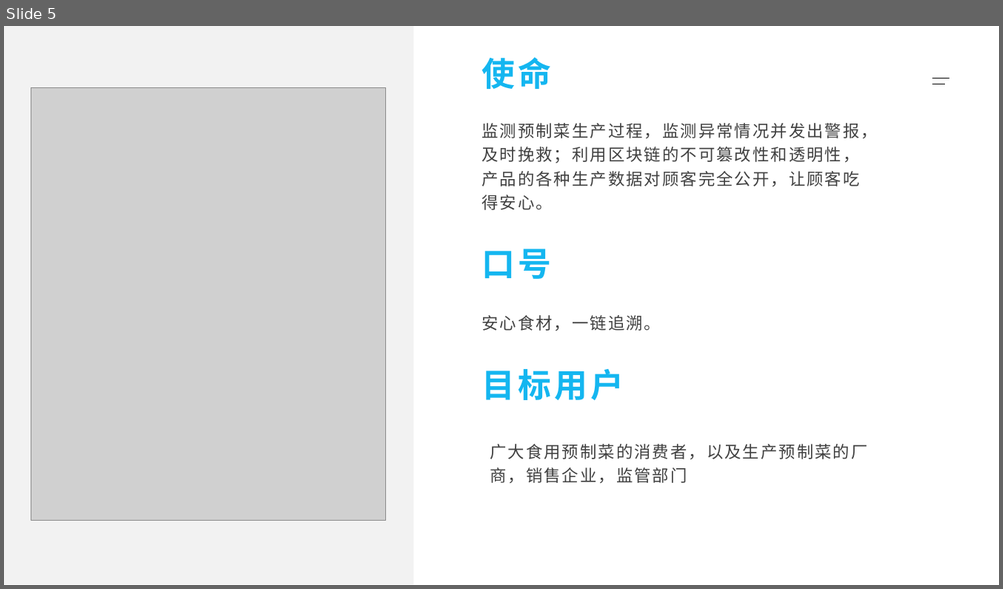
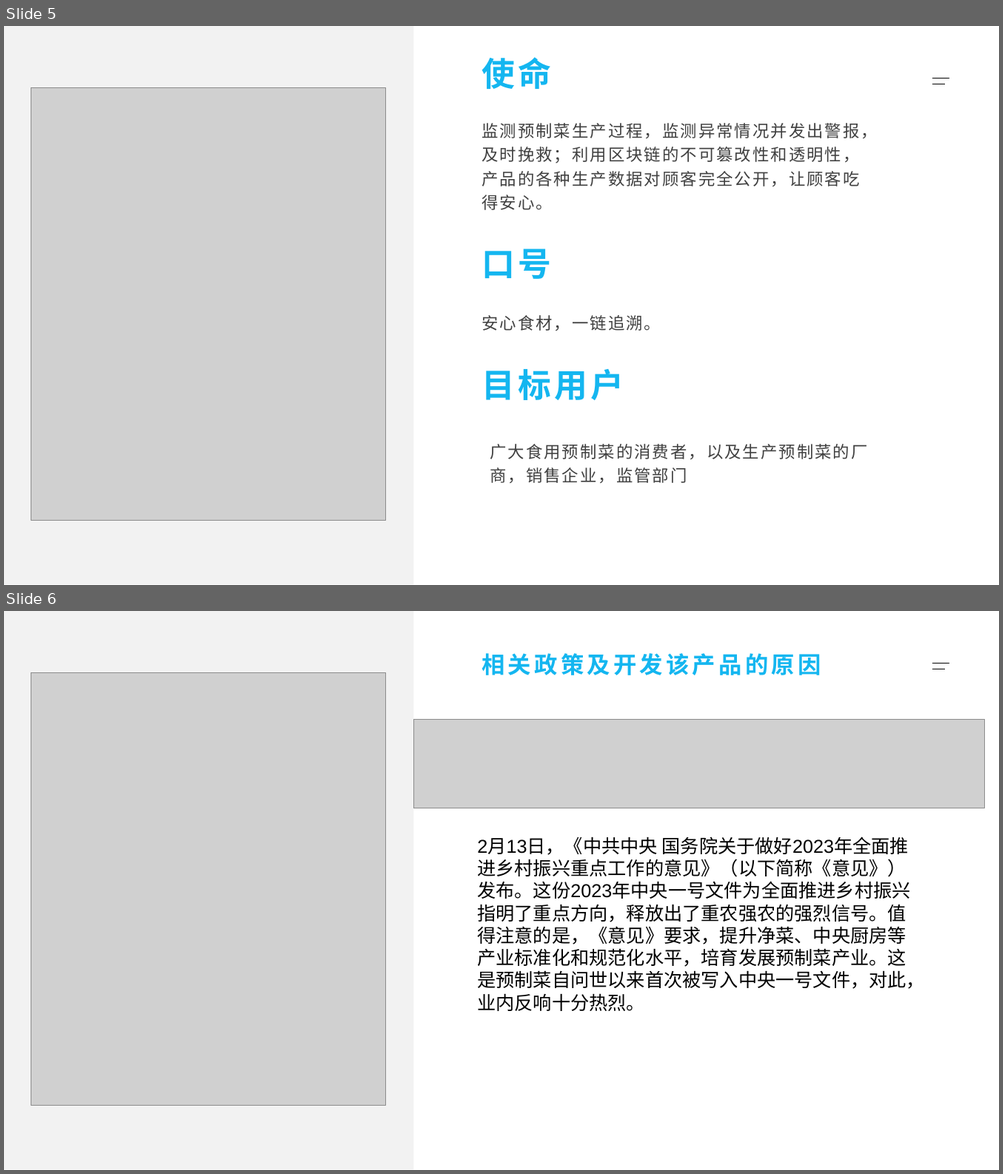
Before and after one commit to codenewbird/prepared_food, a slide deck: doc/集训展示.pptx. Shown one above the other, each under a label of ours: slide 5 before the commit, slides 5 and 6 after it. The pictures are 1003x589 and 1003x1174 pixels, drawn with LibreOffice and Linux fonts; fonts in the diff are those of the drawing; grey boxes stand for pictures. Boxes give left, top, right and bottom in pixels: in the first picture for what was removed or moved away, otherwise in the second. Text is boxed around its words. In the diff, an @@ line names an element or a change of style, - is before the commit and + after.

```diff
--- a/doc/集训展示.pptx
+++ b/doc/集训展示.pptx
@@ slide 6 added at <box>4,611,999,1170</box>, background #FFFFFF @@
@@ rectangle added at <box>4,611,414,1170</box>, fill #F2F2F2 @@
@@ text added at <box>481,653,820,675</box>, 22.4 pt, text #14B6F0, bold @@
+相关政策及开发该产品的原因
@@ picture added at <box>31,673,386,1105</box> @@
@@ line added from (932, 664) to (949, 664), #000000 1 pt @@
@@ line added from (932, 669) to (945, 669), #000000 1 pt @@
@@ picture added at <box>414,719,984,808</box> @@
@@ text added at <box>477,837,925,1011</box>, 18 pt, text #000000 @@
+2月13日，《中共中央 国务院关于做好2023年全面推进乡村振兴重点工作的意见》（以下简称《意见》）发布。这份2023年中央一号文件为全面推进乡村振兴指明了重点方向，释放出了重农强农的强烈信号。值得注意的是，《意见》要求，提升净菜、中央厨房等产业标准化和规范化水平，培育发展预制菜产业。这是预制菜自问世以来首次被写入中央一号文件，对此，业内反响十分热烈。
```
Also in this commit, not shown: 5 slides changed, 1 other slide added, 48 other files.
